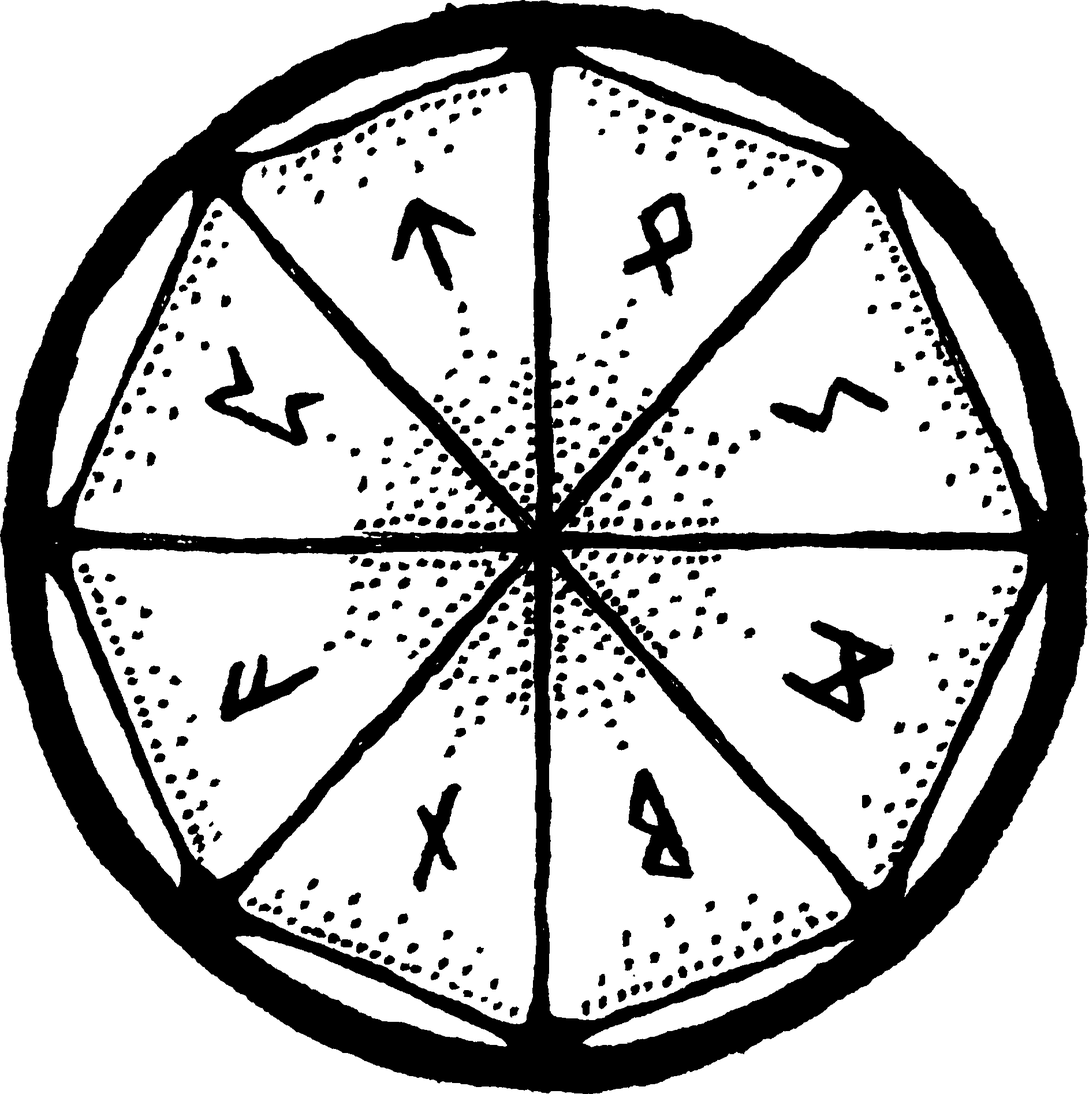
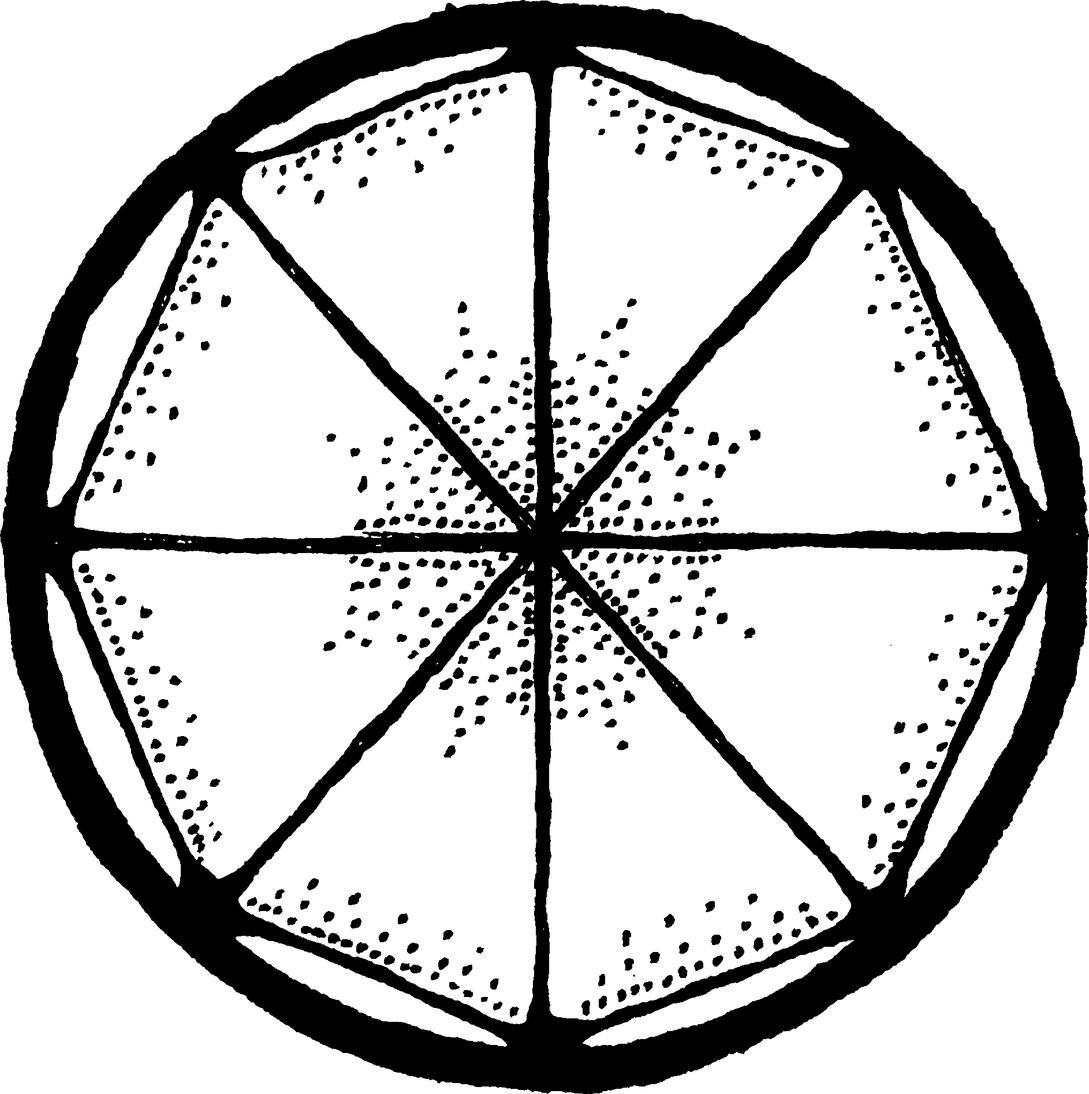
Before/after of a 1089px x 1094px layered artwork. What changed in the layer stack:
renamed "progress_menu_1.jpg" to "progress_menu_1.png", painted on it over [204, 192, 895, 893]
